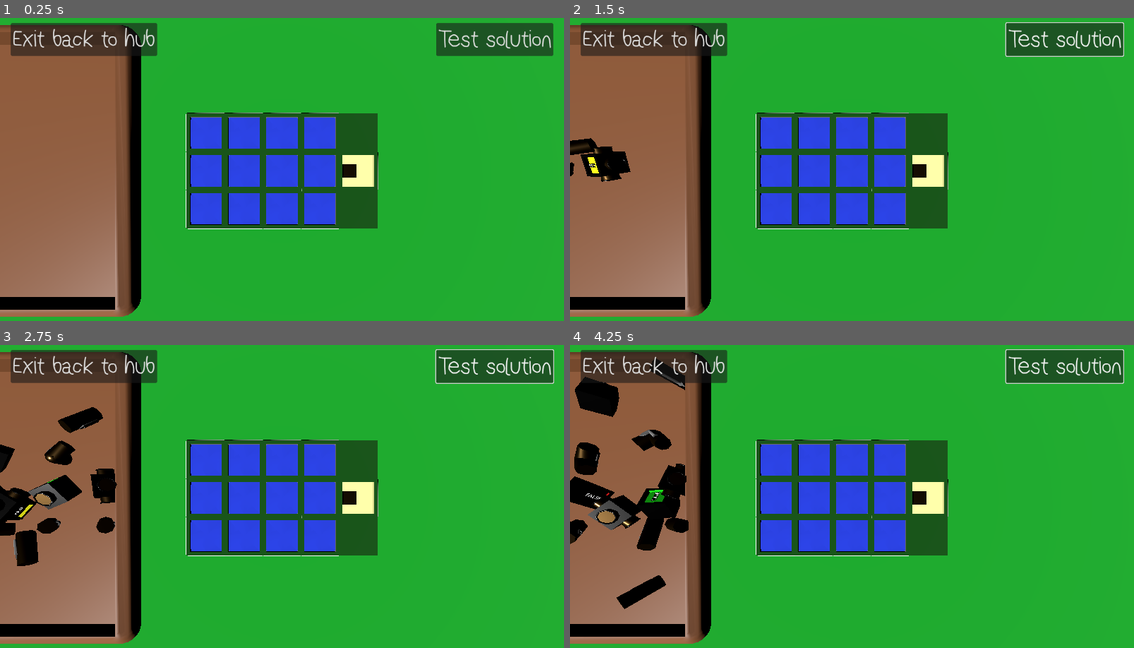
Above: before the commit, frames 1-4 (two rows, left to right).
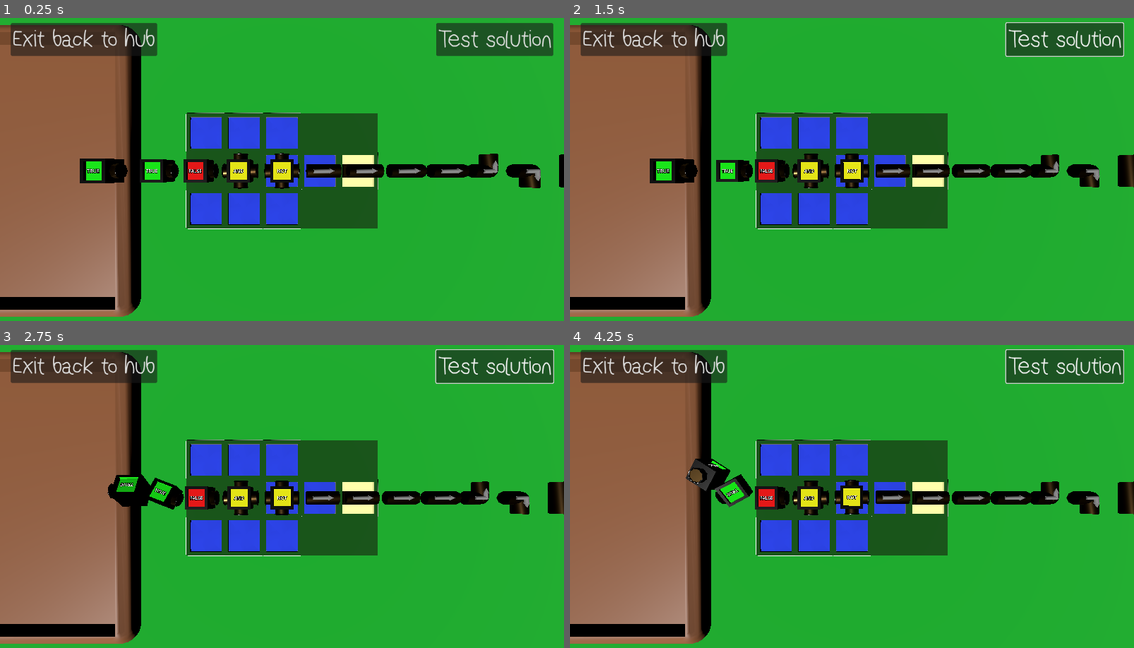
Above: after the commit, the same moments.

Repository: gingeapple182/COMP3000
Game: Godot game, scene res://Scenes/puzzle_board.tscn
Two runs of this game, one before a commit and one after it. Both use one fixed random seed, a clock stepped at 60 frames per second and the inputs below. This scene is started directly instead of the project's main scene.
Inputs (mouse positions are in pixels of both pictures, inside the frame that each line leads up to):
- Up to frame 1 (0.25 s): no input
- Up to frame 2 (1.5 s): click "Test solution" at 0.5 s; tap Enter (ui_accept) at 1.25 s; move the mouse to (976, 154) at 1.27 s; hold Right (ui_right) from 1.28 s (still down); tap ` (freefly) at 1.35 s; click (976, 154) at 1.42 s
- Up to frame 3 (2.75 s): tap Enter (ui_accept) at 1.52, 2.27 s; move the mouse to (169, 514) at 2.02 s; release Right (ui_right) at 2.03 s; hold Down (ui_down) from 2.03 s (still down); tap F (interact) at 2.1 s
- Up to frame 4 (4.25 s): move the mouse to (908, 426) at 2.77 s; release Down (ui_down) at 2.78 s; hold Right (ui_right) 2.78-3.53 s; tap Shift (sprint) at 2.85 s; move the mouse to (823, 560) at 3.52 s; hold Up (ui_up) from 3.53 s (still down); tap L (switch_scene) at 3.6 s; click (823, 560) at 3.67 s; tap Enter (ui_accept) at 3.77 s

The runs differ from the first frame. In frame 1, 6.1% of the frame differs, in the area x 14-100%, y 31-70%; in frame 2, 7.0%; in frame 3, 9.0%; in frame 4, 11%, in the area x 0-100%, y 4-88%.

Commit message:
Puzzle - Level data
Made adjustable level data for multiple levels

Added:
LevelData.gd
- Defines per-level configuration
- tile map layout
- block availability (values, gates, connectors)
- level metadata

level_01.tres
- First test level using LevelData resource
level_02.tres
- second test level

Updated:
puzzle_controller.gd
Added level loading and progression system
- load_level(index)
- advance_level()
Added support for multiple levels via LevelData array
Added runtime block spawning system
- spawn_blocks_for_level(level)
- spawn_block(scene, position)
- configure_block(block, type, subtype)
Blocks now spawn dynamically based on level data
Integrated block spawning into level load flow

grid_manager.gd
- apply_level(level)
grid layout now driven by LevelData tile map

logic_block.gd
Added refresh_visuals()

allows runtime configuration of block type and visuals

Notes:

Puzzle logic remains unchanged
Levels are now fully data-driven
Blocks are no longer tied to scene setup and can be varied per level

Diff:
--- /dev/null
+++ b/Levels/level_01.tres
@@ -0,0 +1,23 @@
+[gd_resource type="Resource" script_class="LevelData" load_steps=2 format=3 uid="uid://b27tdk5gxl6dt"]
+
+[ext_resource type="Script" path="res://Scripts/LevelData.gd" id="1_qwcqx"]
+
+[resource]
+script = ExtResource("1_qwcqx")
+level_name = "Intro Logic Puzzle 01"
+tile_map = "11100
+00112
+11100"
+description = ""
+true_value_count = 2
+false_value_count = 1
+and_gate_count = 1
+not_gate_count = 1
+or_gate_count = 0
+L_U_connector_count = 1
+L_R_connector_count = 4
+L_D_connector_count = 1
+D_U_connector_count = 1
+D_R_connector_count = 0
+U_R_connector_count = 0
+U_D_connector_count = 1
--- /dev/null
+++ b/Levels/level_02.tres
@@ -0,0 +1,23 @@
+[gd_resource type="Resource" script_class="LevelData" load_steps=2 format=3 uid="uid://dhpjlpx50xekd"]
+
+[ext_resource type="Script" path="res://Scripts/LevelData.gd" id="1_cqs51"]
+
+[resource]
+script = ExtResource("1_cqs51")
+level_name = "Intro Logic Puzzle 02"
+tile_map = "11112
+00100
+11100"
+description = ""
+true_value_count = 1
+false_value_count = 0
+and_gate_count = 0
+not_gate_count = 0
+or_gate_count = 0
+L_U_connector_count = 0
+L_R_connector_count = 0
+L_D_connector_count = 0
+D_U_connector_count = 0
+D_R_connector_count = 0
+U_R_connector_count = 0
+U_D_connector_count = 0
--- a/Scenes/Assets/Assets/logic_block.tscn
+++ b/Scenes/Assets/Assets/logic_block.tscn
@@ -29,6 +29,8 @@
 material = SubResource("StandardMaterial3D_h7wpf")
 
 [node name="LogicBlock" type="RigidBody3D"]
+center_of_mass_mode = 1
+center_of_mass = Vector3(0, -0.25, 0)
 script = ExtResource("1_md4jv")
 
 [node name="CollisionShape3D" type="CollisionShape3D" parent="."]
--- /dev/null
+++ b/Scenes/Assets/Materials/invisible.tres
@@ -0,0 +1,5 @@
+[gd_resource type="StandardMaterial3D" format=3 uid="uid://c0nb2fvkkrq8g"]
+
+[resource]
+transparency = 1
+albedo_color = Color(1, 1, 1, 0)
--- a/Scenes/puzzle_board.tscn
+++ b/Scenes/puzzle_board.tscn
@@ -1,14 +1,18 @@
-[gd_scene load_steps=14 format=3 uid="uid://h5kp1pfgasbh"]
+[gd_scene load_steps=18 format=3 uid="uid://h5kp1pfgasbh"]
 
 [ext_resource type="Script" path="res://Scripts/puzzle_controller.gd" id="1_54mf1"]
 [ext_resource type="Script" path="res://Scripts/grid_manager.gd" id="1_a8pl4"]
+[ext_resource type="Script" path="res://Scripts/LevelData.gd" id="2_gqqr1"]
+[ext_resource type="Resource" uid="uid://dhpjlpx50xekd" path="res://Levels/level_02.tres" id="2_laves"]
 [ext_resource type="PackedScene" uid="uid://chdalqissc16x" path="res://Scenes/Assets/Assets/grid_slot_active.tscn" id="2_pxsq5"]
+[ext_resource type="Resource" uid="uid://b27tdk5gxl6dt" path="res://Levels/level_01.tres" id="2_s27bq"]
 [ext_resource type="PackedScene" uid="uid://0ltp5rltjb7a" path="res://Scenes/Assets/Assets/grid_slot_inactive.tscn" id="3_40yeu"]
 [ext_resource type="PackedScene" uid="uid://hv0cidxt56rm" path="res://Scenes/Assets/Assets/logic_block.tscn" id="5_a0mmd"]
 [ext_resource type="PackedScene" uid="uid://n32v3jeq450r" path="res://Scenes/pause_menu.tscn" id="5_gj2ys"]
 [ext_resource type="PackedScene" uid="uid://c2c2hh56sjnw" path="res://Scenes/Assets/Assets/grid_slot_output.tscn" id="5_kf5ye"]
 [ext_resource type="Theme" uid="uid://c5h5ivvy177xi" path="res://Resources/default_theme.tres" id="6_rg4rv"]
 [ext_resource type="PackedScene" uid="uid://kswxyqq8tn33" path="res://Scenes/Assets/Assets/tray.tscn" id="8_en2ls"]
+[ext_resource type="Material" uid="uid://c0nb2fvkkrq8g" path="res://Scenes/Assets/Materials/invisible.tres" id="9_2brsf"]
 
 [sub_resource type="PrismMesh" id="PrismMesh_soapa"]
 left_to_right = 0.0
@@ -26,6 +30,10 @@
 
 [node name="PuzzleBoard" type="Node3D"]
 script = ExtResource("1_54mf1")
+debug_level = ExtResource("2_laves")
+current_level = ExtResource("2_laves")
+levels = Array[ExtResource("2_gqqr1")]([ExtResource("2_s27bq"), ExtResource("2_laves")])
+block_scene = ExtResource("5_a0mmd")
 hover_height = 1.0
 
 [node name="GridManager" type="Node3D" parent="."]
@@ -49,6 +57,7 @@
 
 [node name="Objects" type="Node3D" parent="."]
 transform = Transform3D(1, 0, 0, 0, 1, 0, 0, 0, 1, -12.5235, 0, -0.913332)
+visible = false
 
 [node name="ValueBlock" parent="Objects" instance=ExtResource("5_a0mmd")]
 transform = Transform3D(1, 0, 0, 0, 1, 0, 0, 0, 1, 0.173931, 5.43614, 0.666306)
@@ -131,17 +140,19 @@
 
 [node name="Node3D" type="Node3D" parent="."]
 
-[node name="CSGBox3D" type="CSGBox3D" parent="Node3D"]
-transform = Transform3D(-0.866025, 0.5, 7.57103e-08, 0.5, 0.866025, -4.37114e-08, -8.74228e-08, 0, -1, -16.0749, 2.34551, 0)
+[node name="Ramp" type="CSGBox3D" parent="Node3D"]
+transform = Transform3D(-0.866025, 0.5, 7.57103e-08, 0.5, 0.866025, -4.37114e-08, -8.74228e-08, 0, -1, -14.8598, 2.34551, 0)
 use_collision = true
 size = Vector3(10, 1, 10)
+material = ExtResource("9_2brsf")
 
-[node name="CSGBox3D2" type="CSGBox3D" parent="Node3D/CSGBox3D"]
+[node name="CSGBox3D2" type="CSGBox3D" parent="Node3D/Ramp"]
 transform = Transform3D(1, 0, 0, 0, 1, 0, 0, 0, 1, -0.583915, 0.357349, 0)
 operation = 2
 size = Vector3(10, 0.5, 9)
+material = ExtResource("9_2brsf")
 
-[node name="CSGMesh3D" type="CSGMesh3D" parent="Node3D/CSGBox3D"]
+[node name="CSGMesh3D" type="CSGMesh3D" parent="Node3D/Ramp"]
 transform = Transform3D(1, 0, 0, 0, 1, 0, 0, 0, 1, -3.04065, 0.579266, 0)
 visible = false
 mesh = SubResource("PrismMesh_soapa")
@@ -160,5 +171,7 @@
 collision_mask = 3
 mesh = SubResource("PlaneMesh_1gxiv")
 
+[node name="BlocksRoot" type="Node3D" parent="."]
+
 [connection signal="pressed" from="CanvasLayer/Button" to="." method="_on_button_pressed"]
 [connection signal="pressed" from="CanvasLayer/TestSolution" to="." method="_on_test_solution_pressed"]
--- /dev/null
+++ b/Scripts/LevelData.gd
@@ -0,0 +1,20 @@
+extends Resource
+class_name LevelData
+
+@export var level_name: String = ""
+@export_multiline var tile_map: String = ""
+@export var description: String = ""
+
+# --- Block availability ---
+@export var true_value_count: int = 0
+@export var false_value_count: int = 0
+@export var and_gate_count: int = 0
+@export var not_gate_count: int = 0
+@export var or_gate_count: int = 0
+@export var L_U_connector_count: int = 0
+@export var L_R_connector_count: int = 0
+@export var L_D_connector_count: int = 0
+@export var D_U_connector_count: int = 0
+@export var D_R_connector_count: int = 0
+@export var U_R_connector_count: int = 0
+@export var U_D_connector_count: int = 0
--- a/Scripts/grid_manager.gd
+++ b/Scripts/grid_manager.gd
@@ -489,14 +489,15 @@
 			all_valid = false
 			continue
 
-		if slot.signal_value != slot.expected_value:
-			print("[OUTPUT INVALID] At", slot.grid_position, "expected =", slot.expected_value, "got =", slot.signal_value)
+		if slot.signal_value != true:
+			print("[OUTPUT INVALID] At", slot.grid_position, "expected = TRUE got =", slot.signal_value)
 			all_valid = false
 			continue
 
-		print("[OUTPUT VALID] At", slot.grid_position, "value =", slot.signal_value)
+		print("[OUTPUT VALID] At", slot.grid_position, "value = TRUE")
 
 	return all_valid
+
 
 func propagate_from_slot(slot) -> Array:
 	var new_signal: Array = []
@@ -589,3 +590,11 @@
 	return new_signal
 
 ## -------------------------------- ##
+
+##
+func apply_level(level: LevelData) -> void:
+	# Inject tile map from level data
+	tile_map_string = level.tile_map
+
+	# Rebuild grid using the new tile map
+	generate_grid()
--- a/Scripts/logic_block.gd
+++ b/Scripts/logic_block.gd
@@ -173,3 +173,6 @@
 	return false
 
 ## ---------------------- ##
+
+func refresh_visuals() -> void:
+	_ready()
--- a/Scripts/puzzle_controller.gd
+++ b/Scripts/puzzle_controller.gd
@@ -1,4 +1,13 @@
 extends Node3D
+## -- temp
+@export var debug_level: LevelData
+@export var current_level: LevelData
+@export var levels: Array[LevelData] = []
+var current_level_index: int = 0
+
+@onready var blocks_root: Node3D = $BlocksRoot
+@export var block_scene: PackedScene
+
 
 ## -- Scene refs -- ##
 
@@ -31,7 +40,10 @@
 	get_tree().paused = false
 	Input.set_mouse_mode(Input.MOUSE_MODE_VISIBLE)
 	print("[PUZZLE] Initial State →", PuzzleState.keys()[puzzle_state])
-
+	if levels.size() > 0:
+		load_level(0)
+	if current_level:
+		spawn_blocks_for_level(current_level)
 
 func _process(delta: float) -> void:
 	pass
@@ -160,9 +172,11 @@
 
 	if grid_manager.validate_outputs():
 		set_puzzle_state(PuzzleState.SOLVED)
+		advance_level()
 	else:
 		set_puzzle_state(PuzzleState.EDITING)
 
+
 func set_puzzle_state(new_state: PuzzleState) -> void:
 	if puzzle_state == new_state:
 		return
@@ -171,3 +185,146 @@
 	print("[PUZZLE] State →", PuzzleState.keys()[puzzle_state])
 
 ## -------------------- ##
+
+func load_level(index: int) -> void:
+	if index < 0 or index >= levels.size():
+		print("[PUZZLE] Invalid level index:", index)
+		return
+
+	current_level_index = index
+	current_level = levels[index]
+
+	print("[PUZZLE] Loading level:", current_level.level_name)
+
+	grid_manager.apply_level(current_level)
+	set_puzzle_state(PuzzleState.EDITING)
+
+func advance_level() -> void:
+	var next_index := current_level_index + 1
+
+	if next_index >= levels.size():
+		print("[PUZZLE] All levels complete")
+		return
+
+	print("[PUZZLE] Advancing to level", next_index)
+	load_level(next_index)
+
+func spawn_block(scene: PackedScene, position: Vector3) -> LogicBlock:
+	if scene == null:
+		return null
+
+	var block := scene.instantiate()
+	blocks_root.add_child(block)
+	block.global_transform.origin = position
+	return block
+
+func configure_block(block: LogicBlock, block_type: int, subtype) -> void:
+	block.block_type = block_type
+
+	match block_type:
+		LogicBlock.BlockType.VALUE:
+			block.value = subtype  # bool
+
+		LogicBlock.BlockType.GATE:
+			block.gate_type = subtype  # GateType enum
+
+		LogicBlock.BlockType.CONNECTOR:
+			block.connector_type = subtype  # ConnectorType enum
+
+	block.refresh_visuals()
+
+
+func spawn_configured_block(scene: PackedScene, position: Vector3, configure: Callable) -> void:
+	if scene == null:
+		return
+
+	var block := scene.instantiate()
+	blocks_root.add_child(block)
+	block.global_transform.origin = position
+
+	if configure:
+		configure.call(block)
+
+
+func spawn_blocks_for_level(level: LevelData) -> void:
+	var start_pos := Vector3(-6.0, 1.0, 0.0)
+	var spacing := 1.5
+	var index := 0
+	var block: LogicBlock
+
+	# TRUE value blocks
+	for i in range(level.true_value_count):
+		block = spawn_block(block_scene, start_pos + Vector3(index * spacing, 0, 0))
+		if block:
+			configure_block(block, LogicBlock.BlockType.VALUE, true)
+		index += 1
+
+	# FALSE value blocks
+	for i in range(level.false_value_count):
+		block = spawn_block(block_scene, start_pos + Vector3(index * spacing, 0, 0))
+		if block:
+			configure_block(block, LogicBlock.BlockType.VALUE, false)
+		index += 1
+
+	# AND gates
+	for i in range(level.and_gate_count):
+		block = spawn_block(block_scene, start_pos + Vector3(index * spacing, 0, 0))
+		if block:
+			configure_block(block, LogicBlock.BlockType.GATE, LogicBlock.GateType.AND)
+		index += 1
+
+	# NOT gates
+	for i in range(level.not_gate_count):
+		block = spawn_block(block_scene, start_pos + Vector3(index * spacing, 0, 0))
+		if block:
+			configure_block(block, LogicBlock.BlockType.GATE, LogicBlock.GateType.NOT)
+		index += 1
+
+	# L_R connectors
+	for i in range(level.L_R_connector_count):
+		block = spawn_block(block_scene, start_pos + Vector3(index * spacing, 0, 0))
+		if block:
+			configure_block(block, LogicBlock.BlockType.CONNECTOR, LogicBlock.ConnectorType.L_R)
+		index += 1
+
+	# L_U connectors
+	for i in range(level.L_U_connector_count):
+		block = spawn_block(block_scene, start_pos + Vector3(index * spacing, 0, 0))
+		if block:
+			configure_block(block, LogicBlock.BlockType.CONNECTOR, LogicBlock.ConnectorType.L_U)
+		index += 1
+
+	# L_D connectors
+	for i in range(level.L_D_connector_count):
+		block = spawn_block(block_scene, start_pos + Vector3(index * spacing, 0, 0))
+		if block:
+			configure_block(block, LogicBlock.BlockType.CONNECTOR, LogicBlock.ConnectorType.L_D)
+		index += 1
+
+	# U_R connectors
+	for i in range(level.U_R_connector_count):
+		block = spawn_block(block_scene, start_pos + Vector3(index * spacing, 0, 0))
+		if block:
+			configure_block(block, LogicBlock.BlockType.CONNECTOR, LogicBlock.ConnectorType.U_R)
+		index += 1
+
+	# U_D connectors
+	for i in range(level.U_D_connector_count):
+		block = spawn_block(block_scene, start_pos + Vector3(index * spacing, 0, 0))
+		if block:
+			configure_block(block, LogicBlock.BlockType.CONNECTOR, LogicBlock.ConnectorType.U_D)
+		index += 1
+
+	# D_R connectors
+	for i in range(level.D_R_connector_count):
+		block = spawn_block(block_scene, start_pos + Vector3(index * spacing, 0, 0))
+		if block:
+			configure_block(block, LogicBlock.BlockType.CONNECTOR, LogicBlock.ConnectorType.D_R)
+		index += 1
+
+	# D_U connectors
+	for i in range(level.D_U_connector_count):
+		block = spawn_block(block_scene, start_pos + Vector3(index * spacing, 0, 0))
+		if block:
+			configure_block(block, LogicBlock.BlockType.CONNECTOR, LogicBlock.ConnectorType.D_U)
+		index += 1
